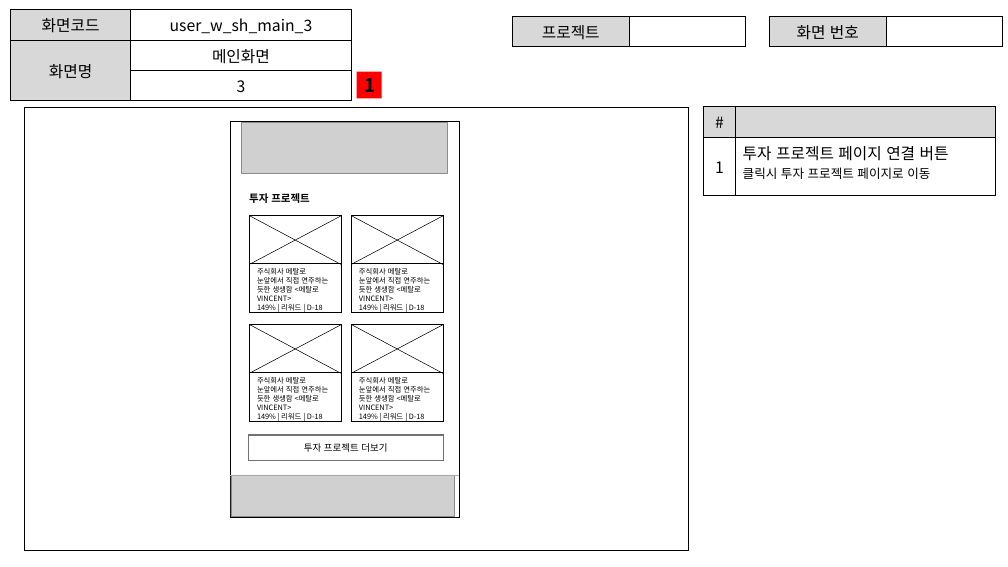
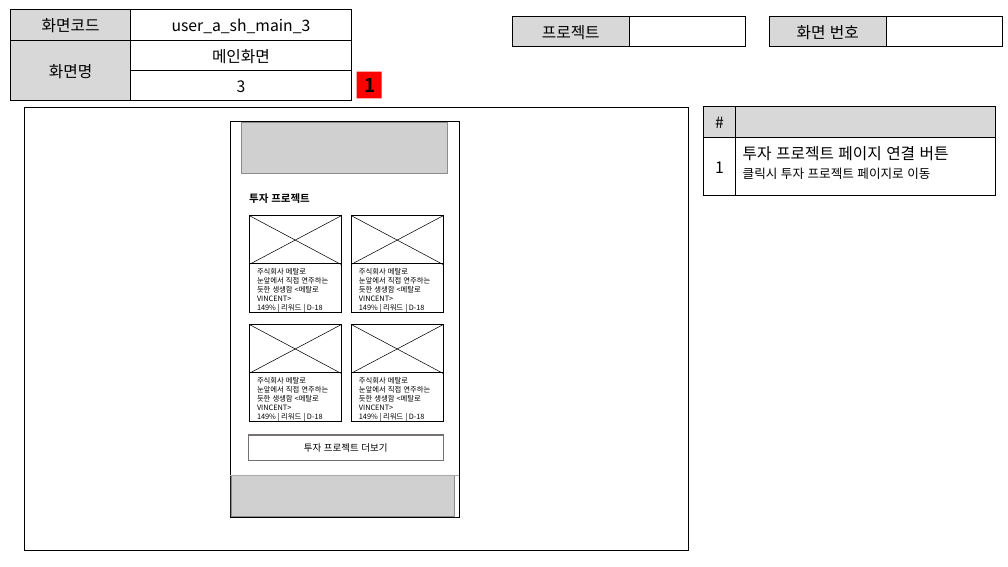
Before and after one commit to ezenteam2/EzenCrowdFunding, a slide deck: slide 4 of project03 화면설계서/project03 - 화면 설계서 - 서희.pptx. Drawn at 1008x567 pixels with LibreOffice and Linux fonts; fonts in the diff are those of the drawing; grey boxes stand for pictures. Boxes give left, top, right and bottom in pixels: in the first picture for what was removed or moved away, otherwise in the second. Text is boxed around its words. In the diff, an @@ line names an element or a change of style, - is before the commit and + after.

```diff
--- a/project03 화면설계서/project03 - 화면 설계서 - 서희.pptx
+++ b/project03 화면설계서/project03 - 화면 설계서 - 서희.pptx
@@ table at [11, 10, 352, 96] @@
-row 1, column 2: user_w_sh_main_3
+row 1, column 2: user_a_sh_main_3
```
Also in this commit, not shown: 11 other slides changed, 2 other files.
